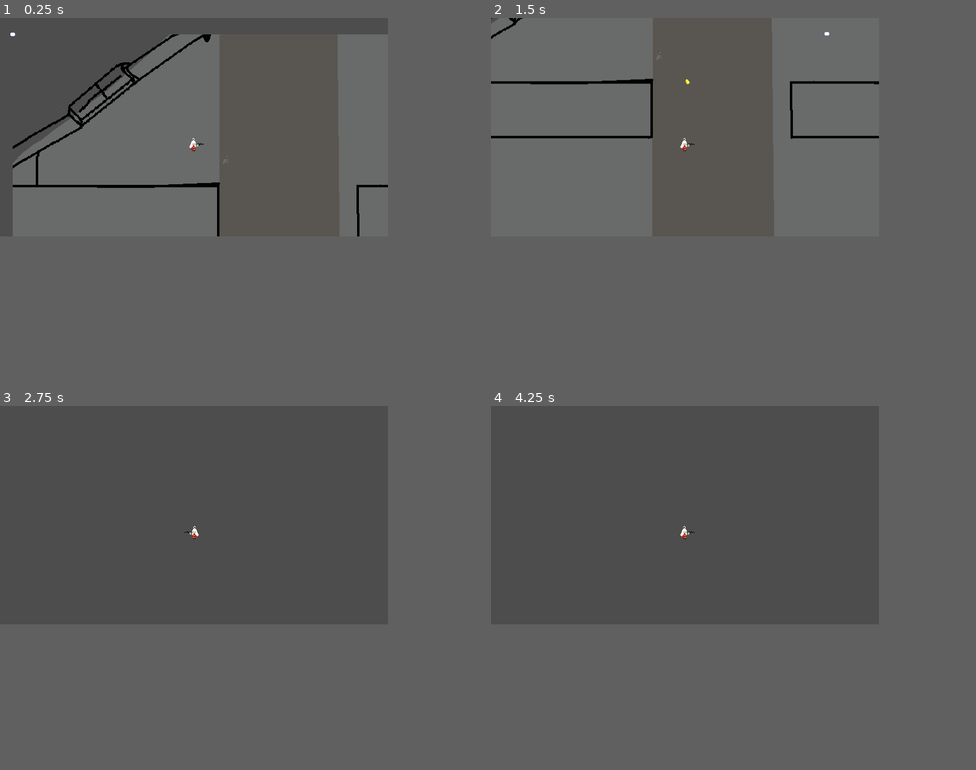
Above: before the commit, frames 1-4 (two rows, left to right).
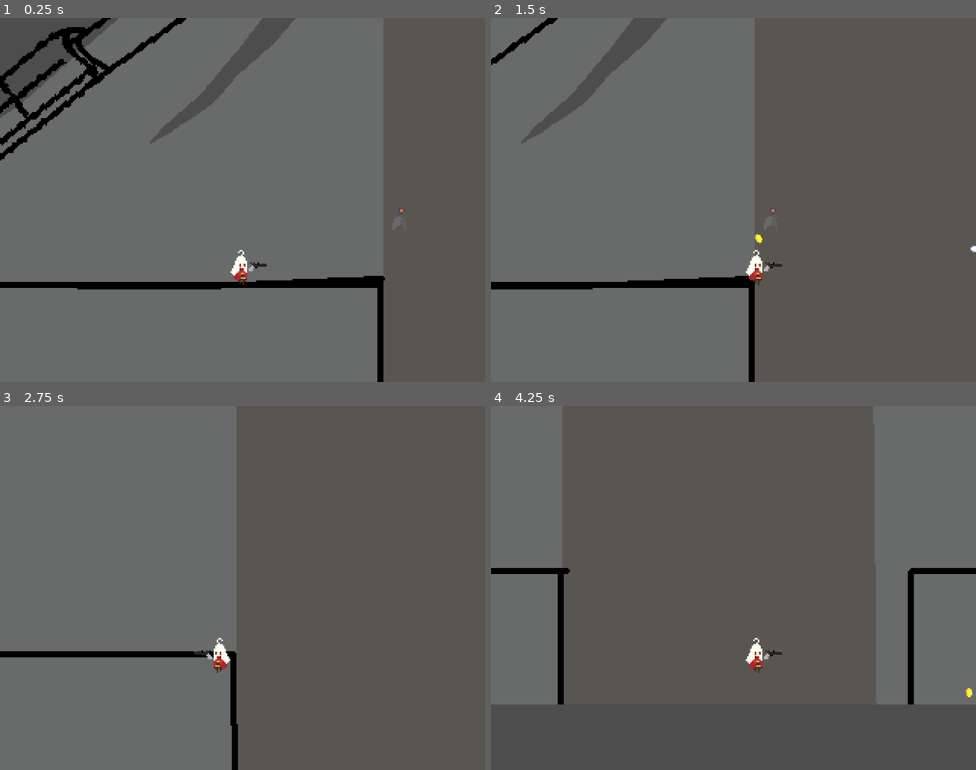
Above: after the commit, the same moments.

Repository: MaiGamesDev/Platformer_Project
Game: Godot game, scene res://SCENE/Game.tscn
Two runs of this game, one before a commit and one after it. Both use one fixed random seed, a clock stepped at 60 frames per second and the inputs below.
Inputs (mouse positions are in pixels of both pictures, inside the frame that each line leads up to):
- Up to frame 1 (0.25 s): no input
- Up to frame 2 (1.5 s): tap Enter (ui_accept) at 0.5, 0.77 s; move the mouse to (772, 116) at 0.52 s; press the mouse at (772, 116) at 0.53 s; hold D (move_right) from 0.53 s (still down); move the mouse to (607, 138) at 1.27 s; release the mouse at (607, 138) at 1.28 s; right-click (607, 138) at 1.35 s
- Up to frame 3 (2.75 s): tap Enter (ui_accept) at 1.52 s; move the mouse to (232, 467) at 2.02 s; release D (move_right) at 2.03 s; press the mouse at (232, 467) at 2.03 s; hold A (move_left) from 2.03 s (still down)
- Up to frame 4 (4.25 s): move the mouse to (665, 558) at 2.77 s; release A (move_left) at 2.78 s; release the mouse at (665, 558) at 2.78 s; hold D (move_right) from 2.78 s (still down); right-click (665, 558) at 2.85 s; tap Enter (ui_accept) at 3.02, 3.77 s; move the mouse to (801, 547) at 3.52 s; press the mouse at (801, 547) at 3.53 s
In our replay, the window is 640x360 before the commit and 800x600 after it. These sizes can differ from the game's own. Grey fills any space a smaller window leaves; there, only what the larger window draws over its background counts as a difference.

The runs differ from the first frame. In frame 1, 12% of the frame differs, in the area x 0-84%, y 0-100%; in frame 2, 4.7%; in frame 3, 31%, in the area x 0-50%, y 0-100%; in frame 4, 29%.

Commit message:
스프라이트 추가, 카메라 조정

Diff:
--- a/SCENE/Bullet.gd
+++ b/SCENE/Bullet.gd
@@ -1,6 +1,6 @@
 extends RigidBody2D
 
-var default_velocity = 350.0
+var default_velocity = 250.0
 
 # Called when the node enters the scene tree for the first time.
 func _ready():
--- a/SCENE/Bullet.tscn
+++ b/SCENE/Bullet.tscn
@@ -1,10 +1,43 @@
-[gd_scene load_steps=4 format=3 uid="uid://dnbthyxy0yu55"]
+[gd_scene load_steps=12 format=3 uid="uid://dnbthyxy0yu55"]
 
 [ext_resource type="Script" path="res://SCENE/Bullet.gd" id="1_8iwui"]
 [ext_resource type="Texture2D" uid="uid://cublbx0jaggdm" path="res://ART/bullet.png" id="2_d2oax"]
+[ext_resource type="Texture2D" uid="uid://b6auc7fu6urq4" path="res://ART/effect_sheet.png" id="3_1r3is"]
 
-[sub_resource type="CircleShape2D" id="CircleShape2D_3pk33"]
-radius = 3.0
+[sub_resource type="RectangleShape2D" id="RectangleShape2D_nn50s"]
+size = Vector2(3, 2.375)
+
+[sub_resource type="AtlasTexture" id="AtlasTexture_ee02k"]
+atlas = ExtResource("3_1r3is")
+region = Rect2(0, 0, 16, 16)
+
+[sub_resource type="AtlasTexture" id="AtlasTexture_wybi4"]
+atlas = ExtResource("3_1r3is")
+region = Rect2(16, 0, 16, 16)
+
+[sub_resource type="AtlasTexture" id="AtlasTexture_0k4cp"]
+atlas = ExtResource("3_1r3is")
+region = Rect2(32, 0, 16, 16)
+
+[sub_resource type="AtlasTexture" id="AtlasTexture_vgm4p"]
+atlas = ExtResource("3_1r3is")
+region = Rect2(48, 0, 16, 16)
+
+[sub_resource type="AtlasTexture" id="AtlasTexture_ewvlk"]
+atlas = ExtResource("3_1r3is")
+region = Rect2(64, 0, 16, 16)
+
+[sub_resource type="AtlasTexture" id="AtlasTexture_ccl61"]
+atlas = ExtResource("3_1r3is")
+region = Rect2(80, 0, 16, 16)
+
+[sub_resource type="SpriteFrames" id="SpriteFrames_vayui"]
+animations = [{
+"frames": [SubResource("AtlasTexture_ee02k"), SubResource("AtlasTexture_wybi4"), SubResource("AtlasTexture_0k4cp"), SubResource("AtlasTexture_vgm4p"), SubResource("AtlasTexture_ewvlk"), SubResource("AtlasTexture_ccl61")],
+"loop": true,
+"name": &"default",
+"speed": 12.0
+}]
 
 [node name="Bullet" type="RigidBody2D"]
 collision_layer = 8
@@ -18,5 +51,10 @@
 texture = ExtResource("2_d2oax")
 
 [node name="CollisionShape2d" type="CollisionShape2D" parent="."]
-position = Vector2(6, 0)
-shape = SubResource("CircleShape2D_3pk33")
+position = Vector2(2.5, 0)
+shape = SubResource("RectangleShape2D_nn50s")
+
+[node name="AnimatedSprite2D" type="AnimatedSprite2D" parent="."]
+texture_filter = 1
+frames = SubResource("SpriteFrames_vayui")
+playing = true
--- a/SCENE/Coin.gd
+++ b/SCENE/Coin.gd
@@ -1,6 +1,6 @@
 extends RigidBody2D
 
-var default_linear = Vector2(150,-300)
+var default_linear = Vector2(120,-210)
 var default_angular = 10.0
 
 func _ready():
--- a/SCENE/Coin.tscn
+++ b/SCENE/Coin.tscn
@@ -4,13 +4,14 @@
 [ext_resource type="Texture2D" uid="uid://vcpu450rlyec" path="res://ART/coin.png" id="2_vjj8t"]
 
 [sub_resource type="CircleShape2D" id="CircleShape2D_d8i70"]
-radius = 4.12311
+radius = 3.0
 
 [sub_resource type="CircleShape2D" id="CircleShape2D_pdywv"]
-radius = 8.0
+radius = 4.0
 
 [node name="Coin" type="RigidBody2D"]
 collision_layer = 0
+gravity_scale = 0.5
 linear_velocity = Vector2(200, -400)
 angular_velocity = 10.0
 script = ExtResource("1_rrmn8")
@@ -21,7 +22,6 @@
 texture = ExtResource("2_vjj8t")
 
 [node name="Collision" type="CollisionShape2D" parent="."]
-rotation = 1.5708
 shape = SubResource("CircleShape2D_d8i70")
 
 [node name="Hitbox" type="Area2D" parent="."]
--- a/SCENE/Game.tscn
+++ b/SCENE/Game.tscn
@@ -621,11 +621,12 @@
 script = ExtResource("1_cf1w4")
 
 [node name="Background" type="Sprite2D" parent="."]
+texture_filter = 1
 texture = ExtResource("2_ymrr1")
 centered = false
 
 [node name="Player" type="CharacterBody2D" parent="."]
-position = Vector2(299, 220)
+position = Vector2(248, 248)
 collision_layer = 2
 script = ExtResource("1_7w8jj")
 
@@ -654,11 +655,19 @@
 position = Vector2(17, -2)
 
 [node name="Camera2d" type="Camera2D" parent="Player"]
-position = Vector2(0, -41)
+position = Vector2(0, -56)
 current = true
+zoom = Vector2(4, 4)
+limit_left = 0
+limit_top = 0
+drag_horizontal_enabled = true
+drag_left_margin = 0.1
+drag_right_margin = 0.1
+editor_draw_limits = true
+editor_draw_drag_margin = true
 
 [node name="StaticBody2D" type="StaticBody2D" parent="."]
-position = Vector2(-48, 336)
+position = Vector2(-48, 392)
 
 [node name="CollisionShape2d" type="CollisionShape2D" parent="StaticBody2D"]
 position = Vector2(219, -112)
--- a/project.godot
+++ b/project.godot
@@ -20,8 +20,9 @@
 
 [display]
 
-window/size/viewport_width=640
-window/size/viewport_height=360
+window/size/viewport_width=1280
+window/size/viewport_height=960
+window/size/resizable=false
 window/stretch/mode="viewport"
 window/size/width=640
 window/size/height=360
Binary file changed: ART/background.png
Binary file changed: ART/bullet.png
Binary file changed: ART/coin.png
Binary file added: ART/effect_sheet.png
Not shown, added: ART/effect_sheet.png.import
